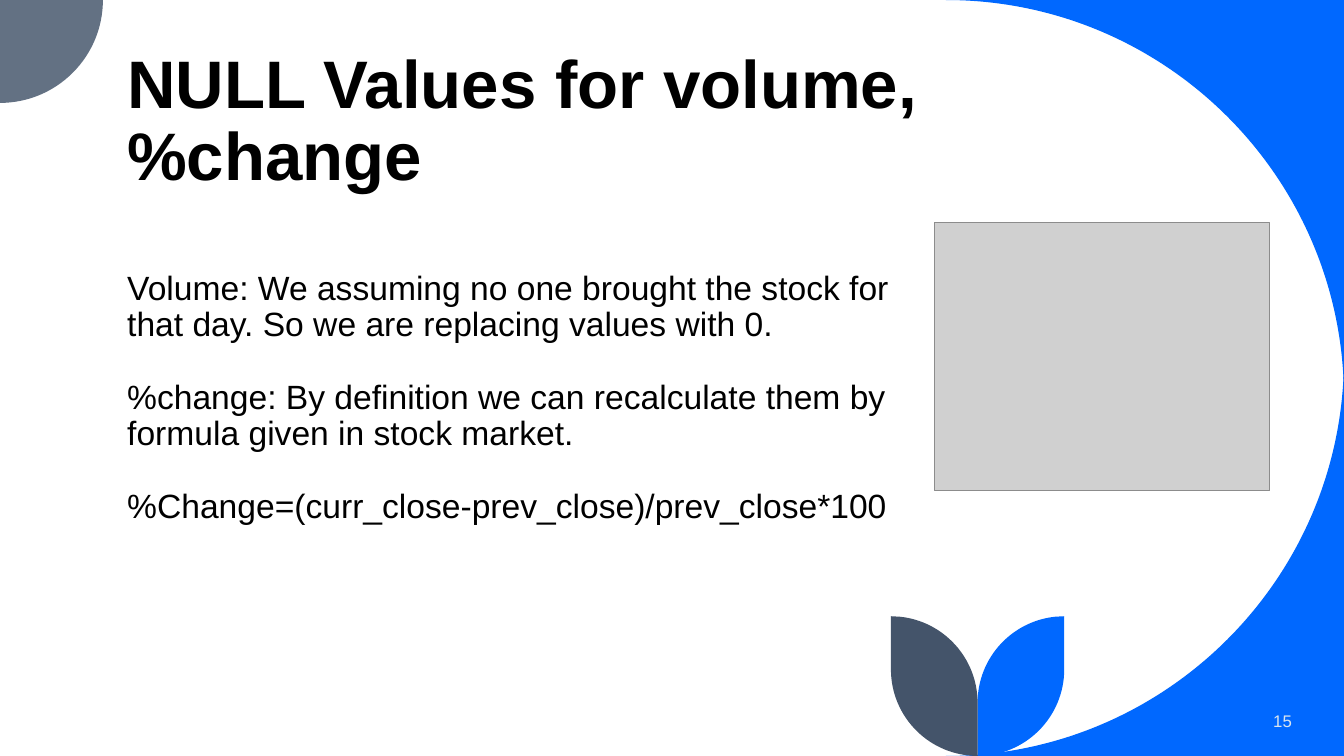
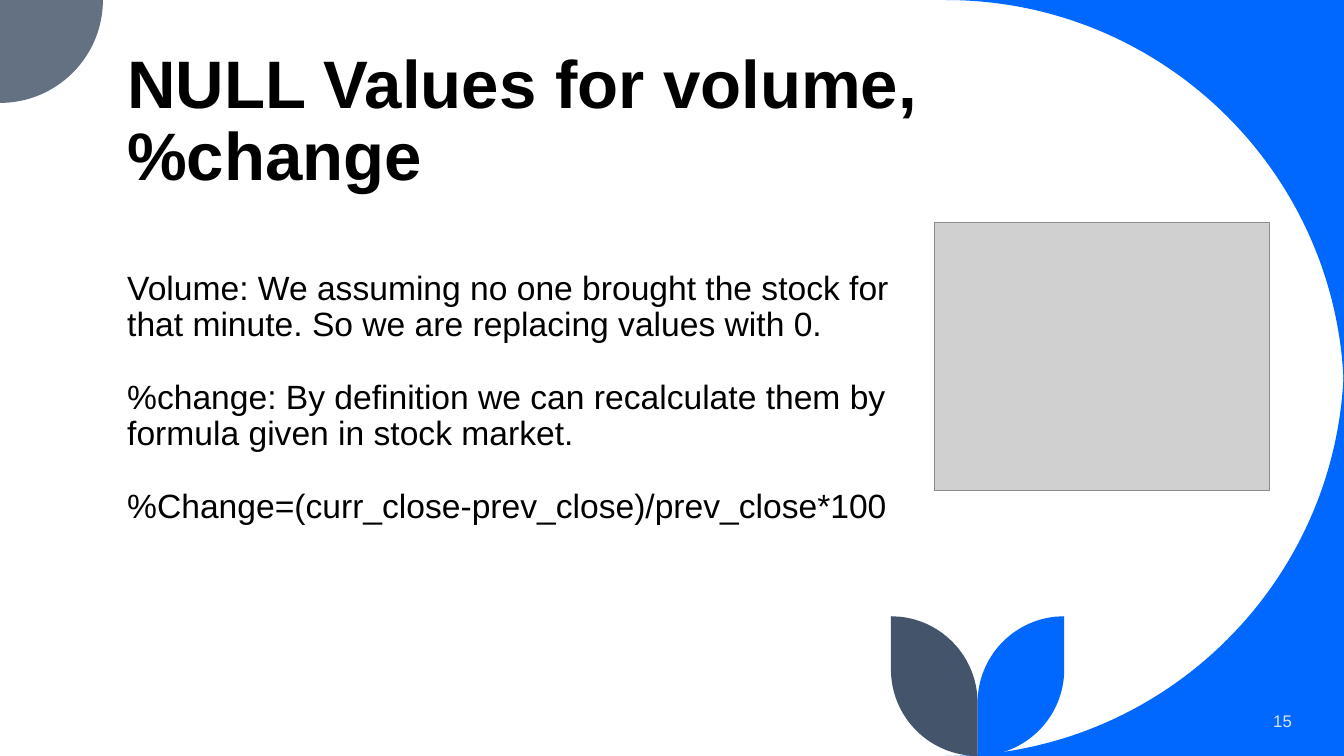
Before and after one commit to Vatsmanglam/Stock-Market-Prediction, a slide deck: slide 15 of project.pptx. Drawn at 1344x756 pixels with LibreOffice and Linux fonts; fonts in the diff are those of the drawing; grey boxes stand for pictures. Boxes give left, top, right and bottom in pixels: in the first picture for what was removed or moved away, otherwise in the second. Text is boxed around its words. In the diff, an @@ line names an element or a change of style, - is before the commit and + after.

```diff
--- a/project.pptx
+++ b/project.pptx
@@ text at bbox=[127, 275, 888, 343]: text changed @@
-Volume: We assuming no one brought the stock for that day. So we are replacing values with 0.
+Volume: We assuming no one brought the stock for that minute. So we are replacing values with 0.
```
Also in this commit, not shown: 3 other slides changed.
